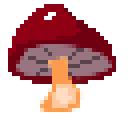
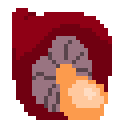
Before/after of a 128px x 128px layered artwork. What changed in the layer stack:
added layer "Layer 4" above "Layer 5" over bbox(56, 64, 108, 120)
added layer "Layer 5" above "Layer 6" over bbox(32, 36, 92, 112)
added layer "Layer 6" above "Layer 3" over bbox(12, 8, 112, 120)
hid "Layer 3" over bbox(40, 56, 84, 112)
hid "Layer 1" over bbox(16, 44, 112, 80)
hid "Layer 2" over bbox(8, 4, 116, 112)
